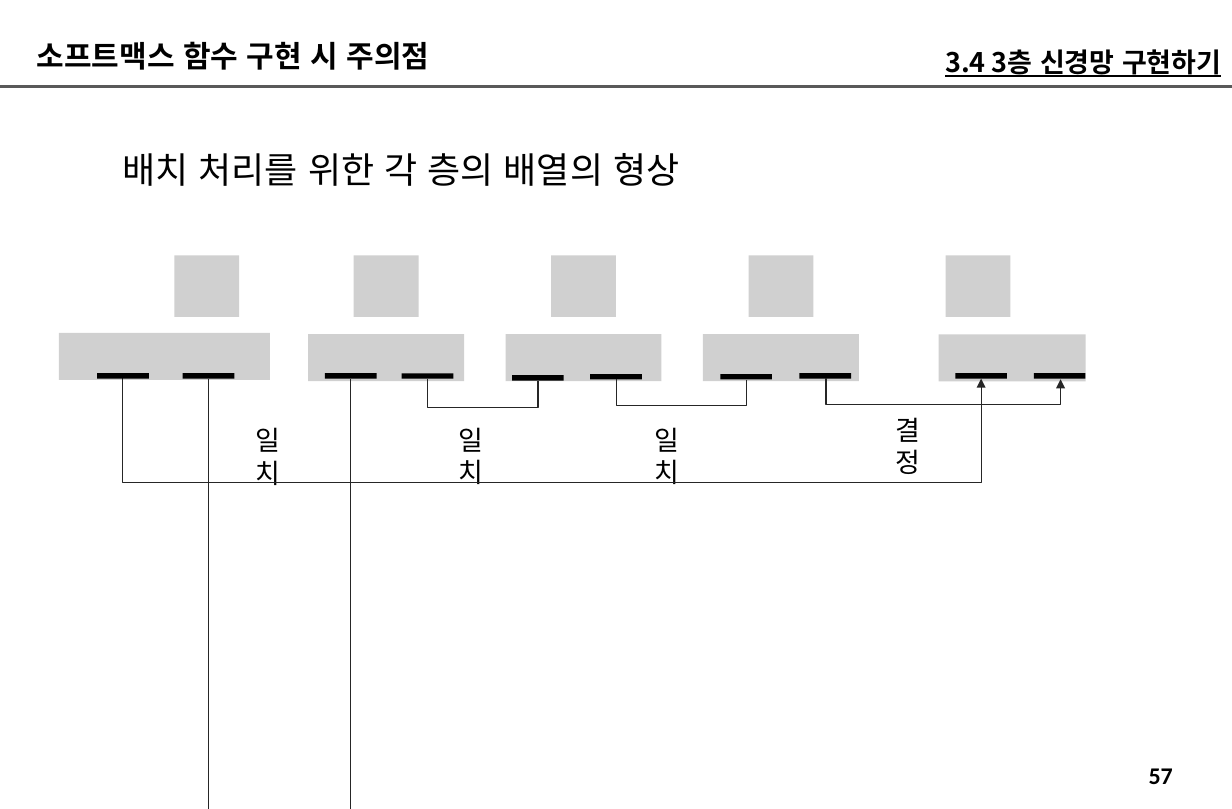
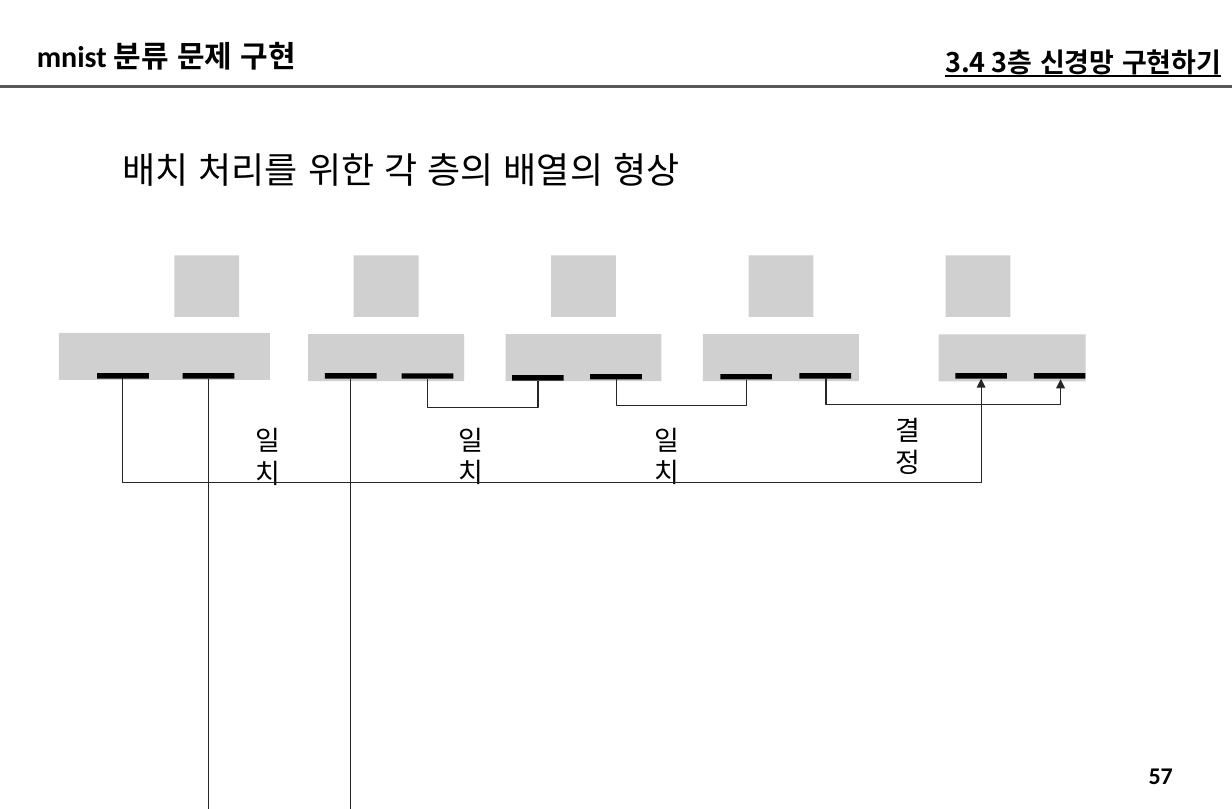
Before and after one commit to imguru-mooc/deep_learning_nlp, a slide deck: slide 57 of 인공지능_자연어처리_2_판서.pptx. Drawn at 1232x809 pixels with LibreOffice and Linux fonts; fonts in the diff are those of the drawing; grey boxes stand for pictures. Boxes give left, top, right and bottom in pixels: in the first picture for what was removed or moved away, otherwise in the second. Text is boxed around its words. In the diff, an @@ line names an element or a change of style, - is before the commit and + after.

```diff
--- a/인공지능_자연어처리_2_판서.pptx
+++ b/인공지능_자연어처리_2_판서.pptx
@@ text at [37,41,296,70]: text changed @@
-소프트맥스 함수 구현 시 주의점
+mnist 분류 문제 구현
```
Also in this commit, not shown: 20 other slides changed.
